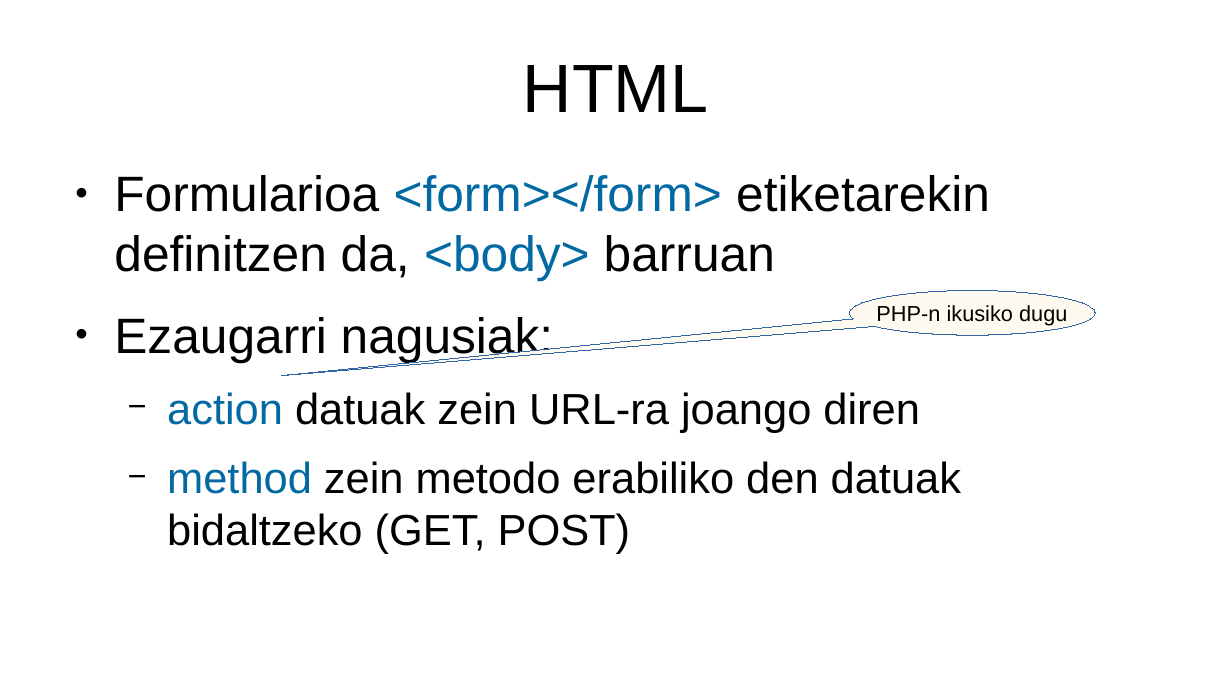
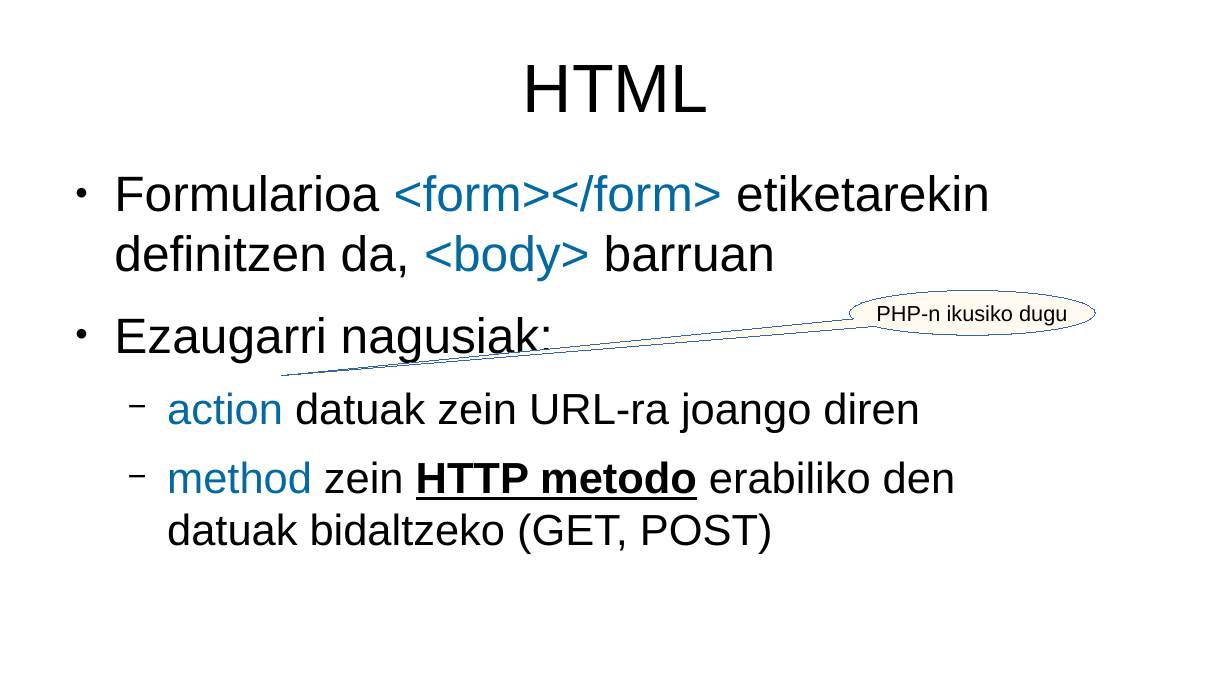
Before and after one commit to mikel-egana-aranguren/EHU-ISSKS-31, a slide deck: slide 18 of WebSistemak/WebSistemak.odp. Drawn at 1232x693 pixels with LibreOffice and Linux fonts; fonts in the diff are those of the drawing; background and template pictures are left out. Boxes give left, top, right and bottom in pixels: in the first picture for what was removed or moved away, otherwise in the second. Text is boxed around its words. In the diff, an @@ line names an element or a change of style, - is before the commit and + after.

```diff
--- a/WebSistemak/WebSistemak.odp
+++ b/WebSistemak/WebSistemak.odp
@@ text at (167,461,955,554): text changed @@
-  − method zein metodo erabiliko den datuak bidaltzeko (GET, POST)
+  − method zein HTTP metodo erabiliko den datuak bidaltzeko (GET, POST)
```
Also in this commit, not shown: 34 other slides changed, 15 slides added, 15 slides removed, 24 other files.
